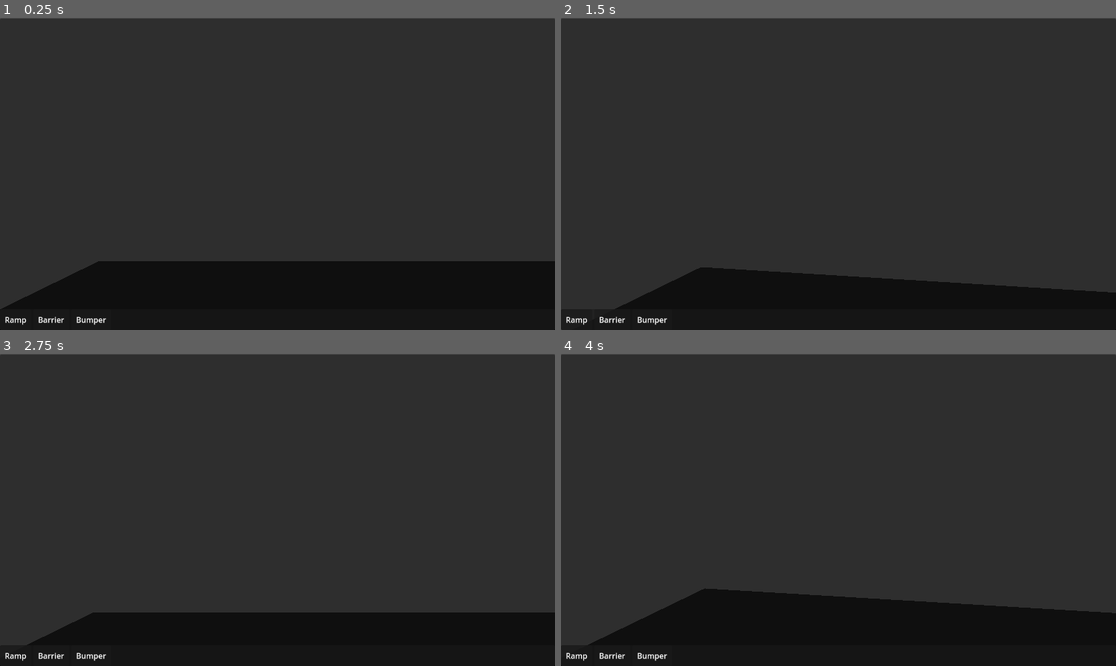
Above: before the commit, frames 1-4 (two rows, left to right).
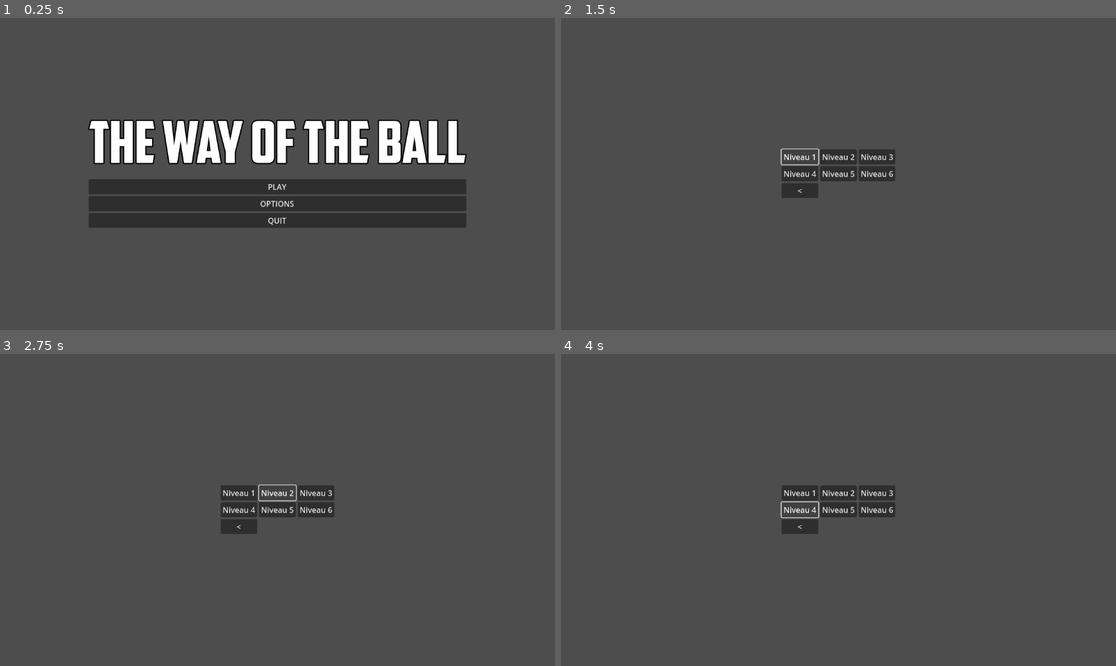
Above: after the commit, the same moments.

Repository: superzero10/twotb
Game: Godot game, scene res://scenes/main_menu.tscn
Same seed, same stepped clock (60 frames per second), same inputs: the game is played once before the commit and once after it. Before the commit the project starts from res://scenes/test_level.tscn.
Inputs (mouse positions are in pixels of both pictures, inside the frame that each line leads up to):
- Up to frame 1 (0.25 s): no input
- Up to frame 2 (1.5 s): click (838, 186) at 0.5 s, where only the run after the commit has a clickable "PLAY"; click (799, 158) at 1.25 s, where only the run after the commit has a clickable "Niveau 1"
- Up to frame 3 (2.75 s): click (277, 494) at 2 s, where only the run after the commit has a clickable "Niveau 2"
- Up to frame 4 (4 s): click (877, 494) at 2.75 s, where only the run after the commit has a clickable "Niveau 3"; click (799, 510) at 3.5 s, where only the run after the commit has a clickable "Niveau 4"

The runs differ from the first frame. In frame 1, 89% of the frame differs, in the area x 0-100%, y 0-100%; in frame 2, 98%; in frame 3, 98%; in frame 4, 98%.

Commit message:
change default scene

Diff:
--- a/project.godot
+++ b/project.godot
@@ -11,7 +11,7 @@
 [application]
 
 config/name="TWOTB"
-run/main_scene="res://scenes/test_level.tscn"
+run/main_scene="res://scenes/main_menu.tscn"
 config/features=PackedStringArray("4.3", "Forward Plus")
 config/icon="res://icon.svg"
 
